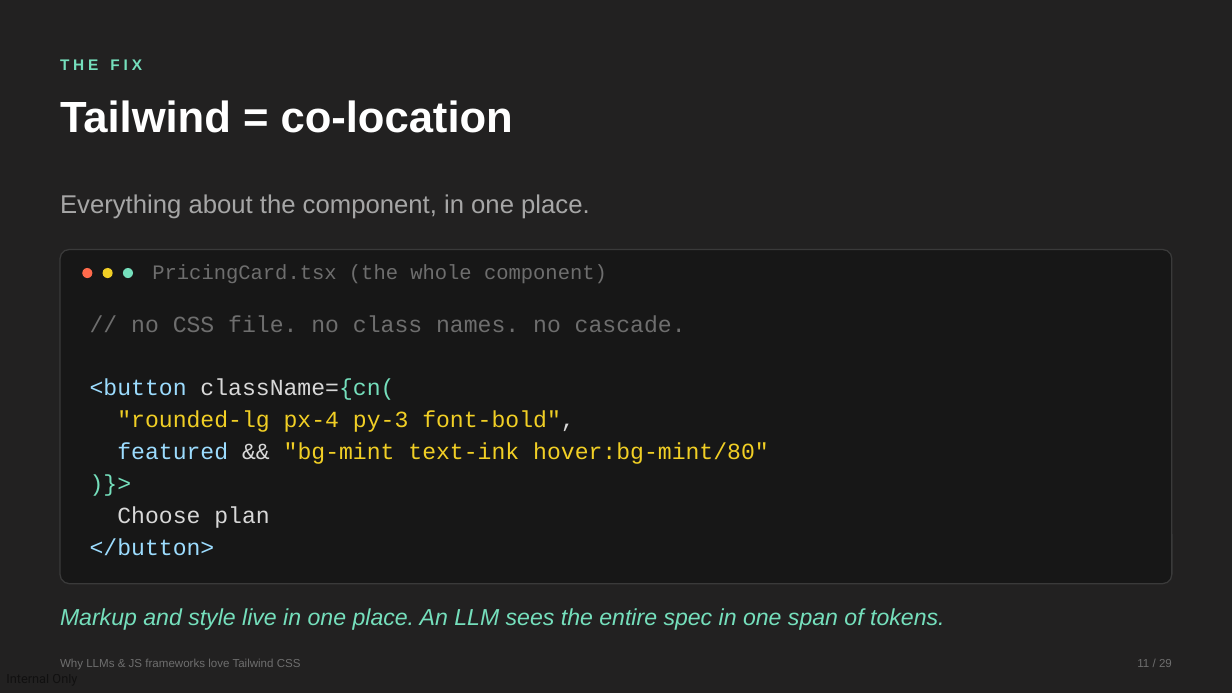
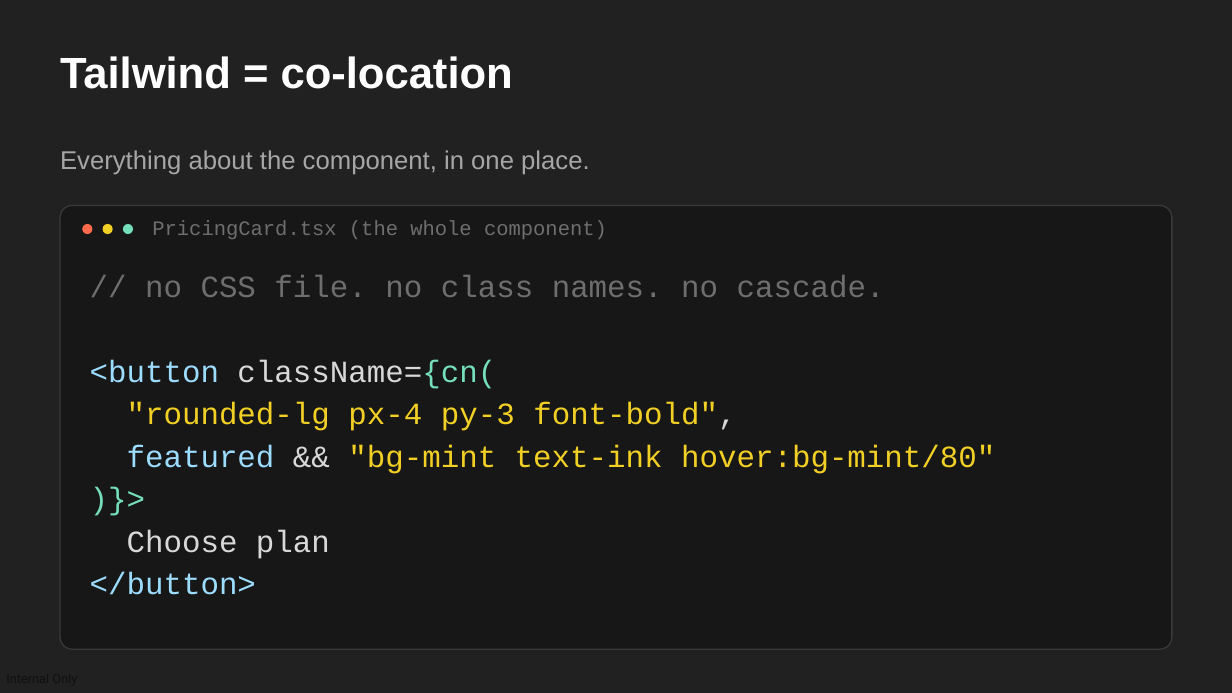
Before and after one commit to devlinduldulao/llm-loves-tailwind-and-js, a slide deck: slide 11 of why-llms-love-tailwind-conf.pptx. Drawn at 1232x693 pixels with LibreOffice and Linux fonts; fonts in the diff are those of the drawing. Boxes give left, top, right and bottom in pixels: in the first picture for what was removed or moved away, otherwise in the second. Text is boxed around its words. In the diff, an @@ line names an element or a change of style, - is before the commit and + after.

```diff
--- a/why-llms-love-tailwind-conf.pptx
+++ b/why-llms-love-tailwind-conf.pptx
@@ text removed at [60, 59, 142, 70] @@
-THE FIX
@@ rounded rectangle: place and size @@
-rounded rectangle at [60, 250, 1172, 584]
+rounded rectangle at [60, 205, 1172, 649]
@@ 3 texts, 3 ellipses: place and size @@
-3 texts, 3 ellipses at [60, 100, 607, 283]
+3 texts, 3 ellipses at [60, 56, 607, 239]
@@ text "// no CSS file. no ...": place and size @@
-text "// no CSS file. no ..." at [90, 315, 769, 556]
+text "// no CSS file. no ..." at [90, 275, 995, 595]
@@ text "// no CSS file. no ..." at [90, 275, 995, 595]: size 18 to 24 pt @@
@@ text removed at [60, 608, 944, 630] @@
-Markup and style live in one place. An LLM sees the entire spec in one span of tokens.
@@ text removed at [60, 659, 301, 669] @@
-Why LLMs & JS frameworks love Tailwind CSS
@@ text removed at [1137, 659, 1172, 667] @@
-11 / 29
```
Also in this commit, not shown: 26 other slides changed.
